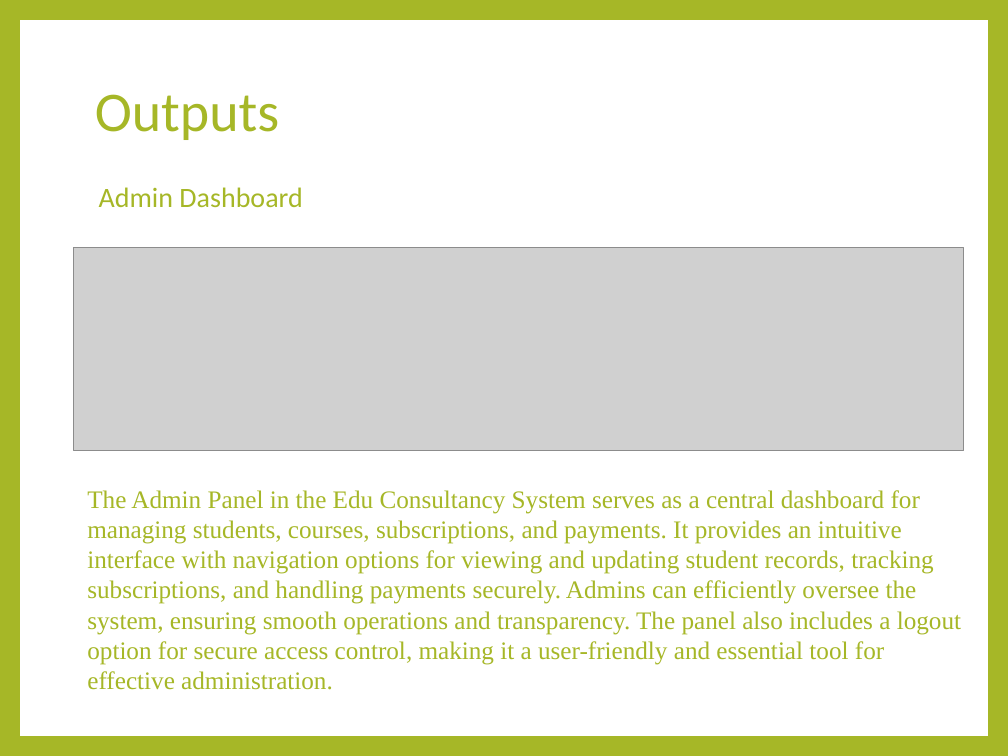
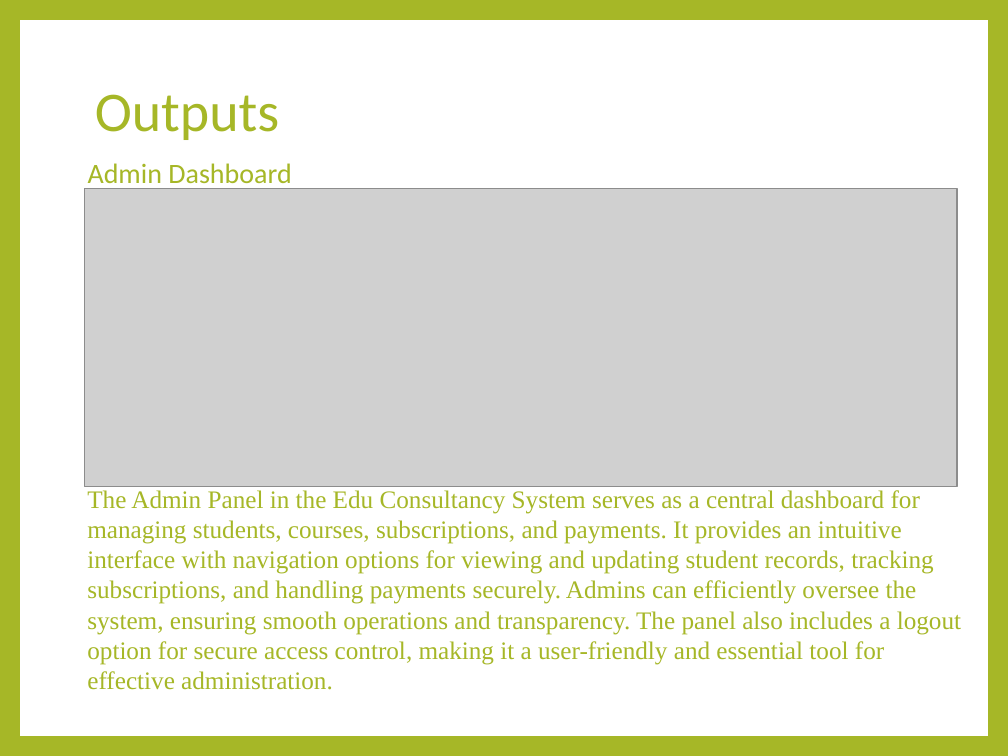
Before and after one commit to Sandhe3sh/gitupAp, a slide deck: slide 6 of educon_ppt.pptx. Drawn at 1008x756 pixels with LibreOffice and Linux fonts; fonts in the diff are those of the drawing; grey boxes stand for pictures. Boxes give left, top, right and bottom in pixels: in the first picture for what was removed or moved away, otherwise in the second. Text is boxed around its words. In the diff, an @@ line names an element or a change of style, - is before the commit and + after.

```diff
--- a/educon_ppt.pptx
+++ b/educon_ppt.pptx
@@ text "Admin Dashboard" rewrapped from [99,187,302,207] to [88,163,291,190] @@
@@ picture: place and size @@
-picture at [74,247,964,451]
+picture at [85,188,957,487]
```
Also in this commit, not shown: 2 other slides changed.
